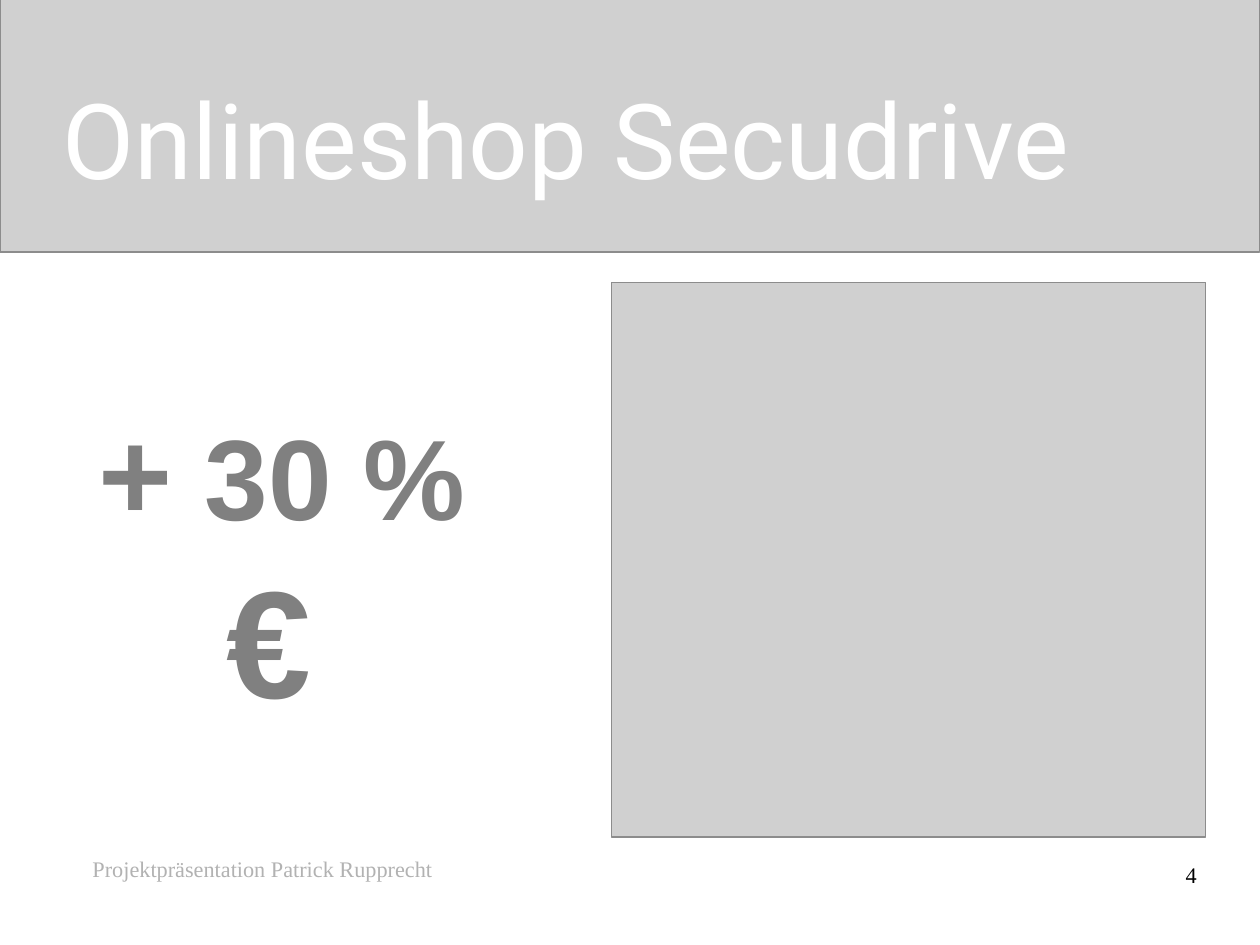
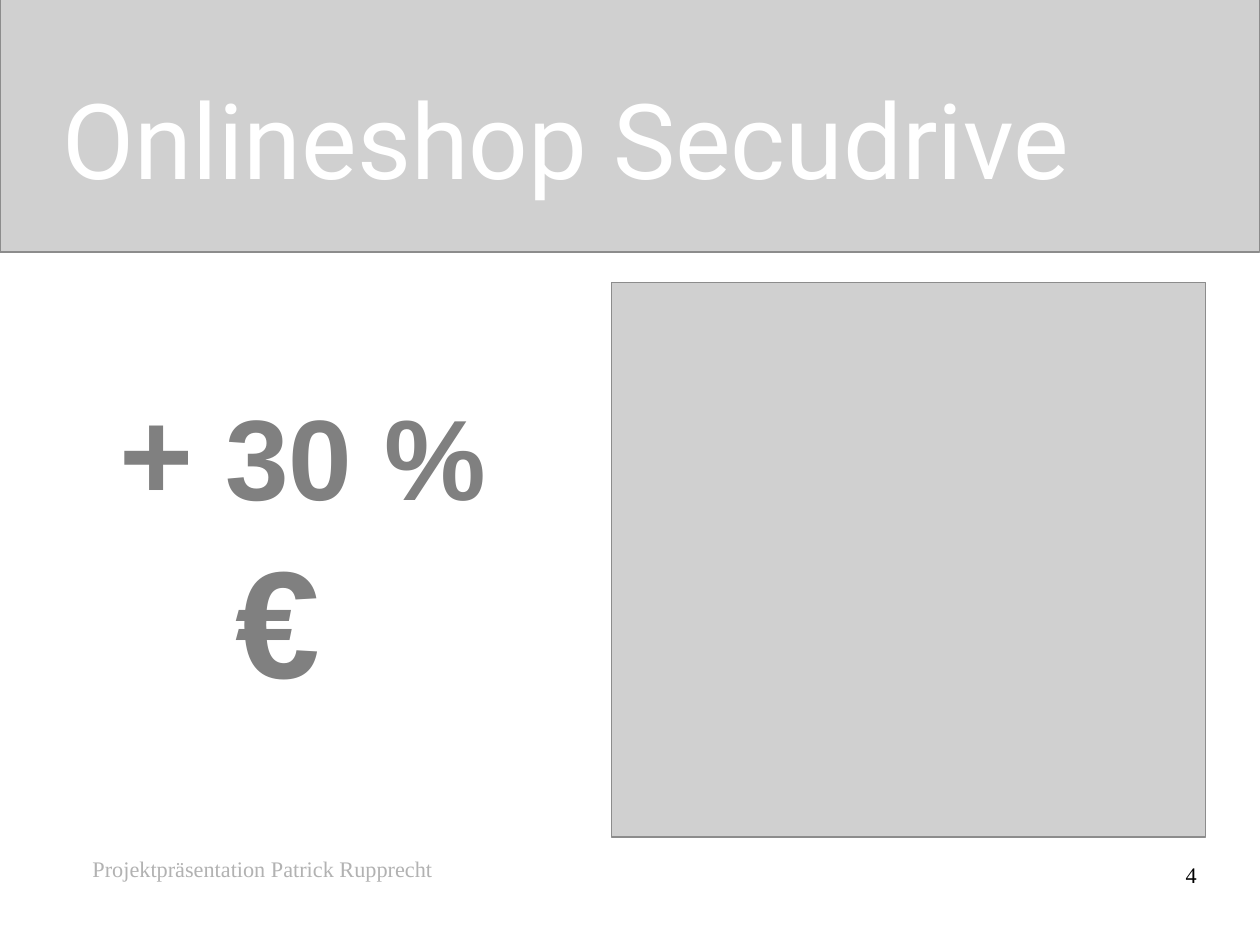
Before and after one commit to patrup/OnlineShop, a slide deck: slide 4 of OnlineShop/OnlineShop.odp. Drawn at 1260x945 pixels with LibreOffice and Linux fonts; fonts in the diff are those of the drawing; grey boxes stand for pictures. Boxes give left, top, right and bottom in pixels: in the first picture for what was removed or moved away, otherwise in the second. Text is boxed around its words. In the diff, an @@ line names an element or a change of style, - is before the commit and + after.

```diff
--- a/OnlineShop/OnlineShop.odp
+++ b/OnlineShop/OnlineShop.odp
@@ subtitle "+ 30 %": place and size @@
-subtitle "+ 30 %" at [205,440,332,521]
+subtitle "+ 30 %" at [225,420,352,501]
@@ subtitle at [225,420,352,501]: alignment left to right @@
```
Also in this commit, not shown: 4 other slides changed, 6 other files.
